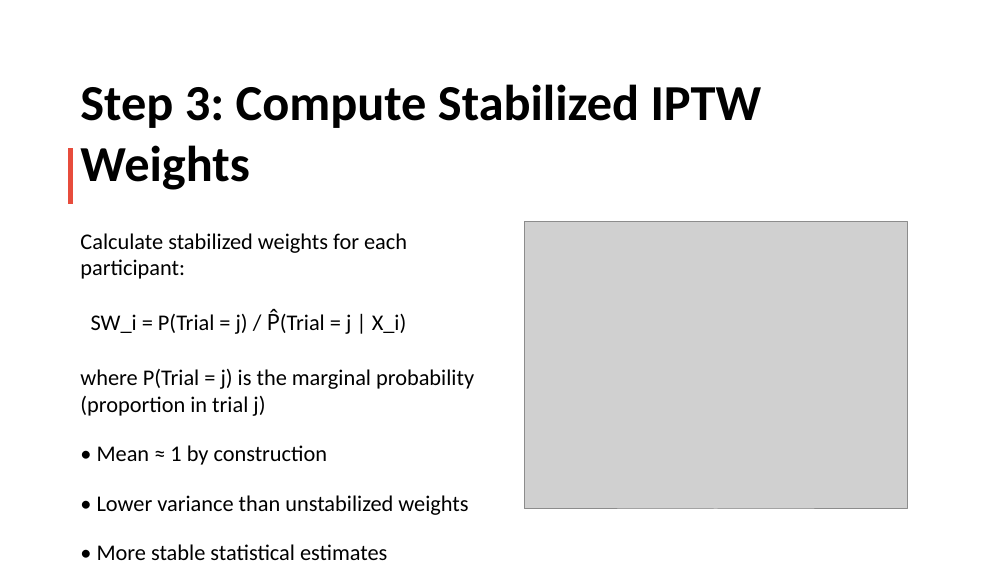
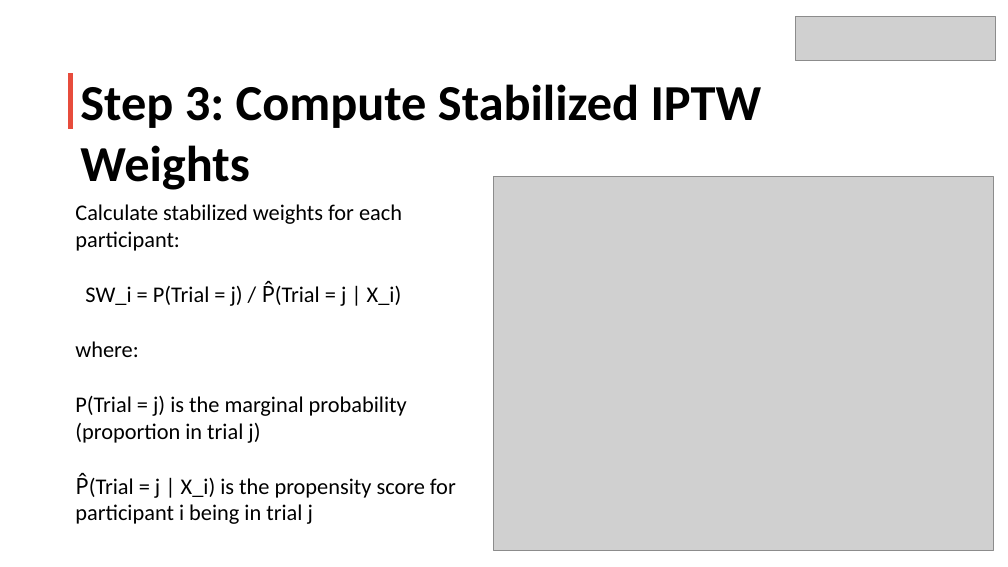
Before and after one commit to dkarletsos/multigroup_iptw, a slide deck: slide 12 of manuscript/PRE_AS12.pptx (slide 9 before the commit). Drawn at 1008x567 pixels with LibreOffice and Linux fonts; fonts in the diff are those of the drawing; grey boxes stand for pictures. Boxes give left, top, right and bottom in pixels: in the first picture for what was removed or moved away, otherwise in the second. Text is boxed around its words. In the diff, an @@ line names an element or a change of style, - is before the commit and + after.

```diff
--- a/manuscript/PRE_AS12.pptx
+++ b/manuscript/PRE_AS12.pptx
@@ picture added at [795,16,995,60] @@
@@ rectangle: place and size @@
-rectangle at [71,151,71,202]
+rectangle at [71,76,71,126]
@@ picture: place and size @@
-picture at [524,222,907,509]
+picture at [494,176,993,551]
@@ text "Calculate stabilized weights for each ...": place and size @@
-text "Calculate stabilized weights for each ..." at [80,233,474,560]
+text "Calculate stabilized weights for each ..." at [75,204,456,524]
@@ text at [75,341,456,524]: text changed @@
-where P(Trial = j) is the marginal probability (proportion in trial j)
-• Mean ≈ 1 by construction
-• Lower variance than unstabilized weights
-• More stable statistical estimates
+where:
+P(Trial = j) is the marginal probability (proportion in trial j)
+P̂(Trial = j | X_i) is the propensity score for participant i being in trial j
```
Also in this commit, not shown: 16 other slides changed, 4 slides added, 1 slide removed, 7 other files.
